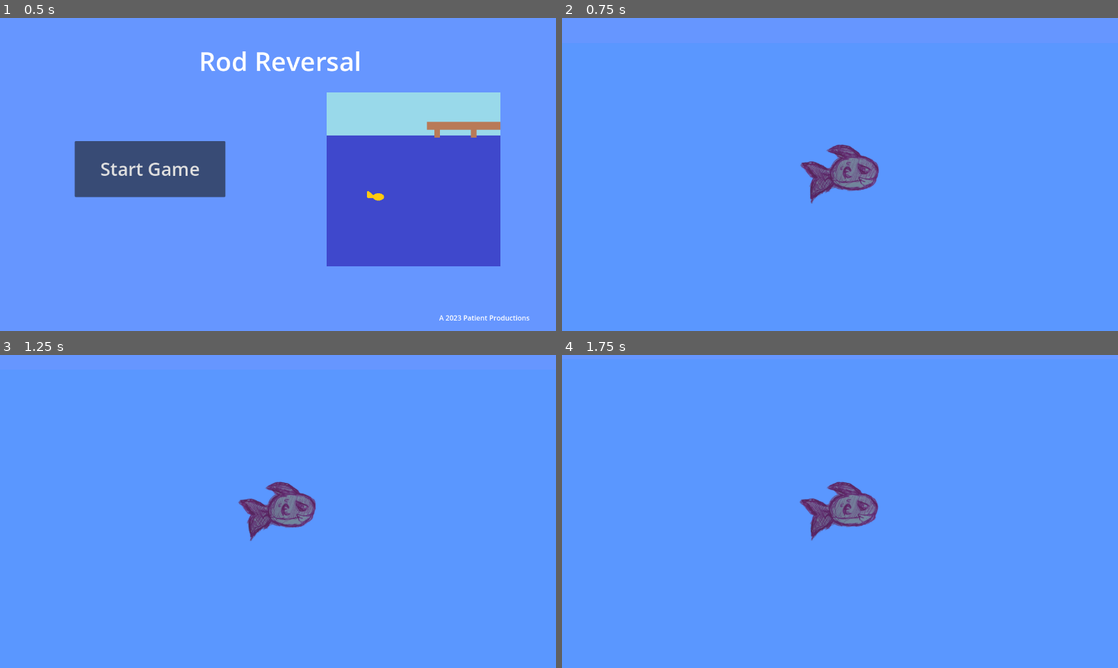
Above: before the commit, frames 1-4 (two rows, left to right).
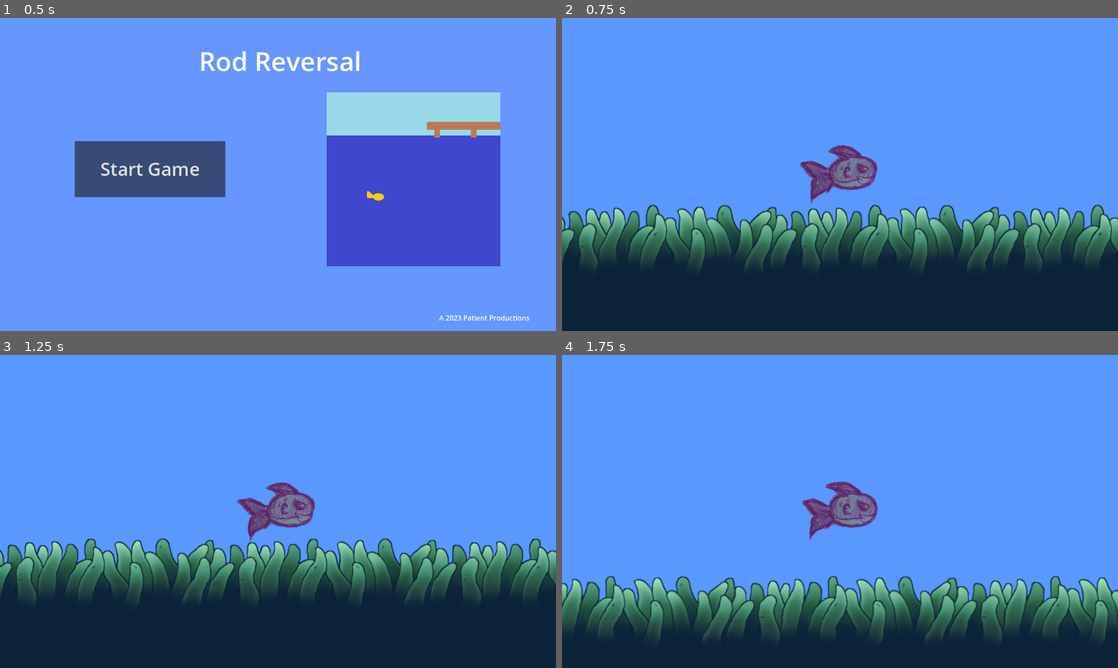
Above: after the commit, the same moments.

Repository: ZenithStar/gmtk_jam_2023
Game: Godot game, scene res://scenes/title_screen.tscn
Two runs of this game, one before a commit and one after it. Both use one fixed random seed, a clock stepped at 60 frames per second and the inputs below. The engine's default icon, where the game draws it, is replaced by a stand-in: a white triangle on a blue panel in a dark square.
Inputs:
- Up to frame 1 (0.5 s): no input
- Up to frame 2 (0.75 s): click "Start Game" at 0.5 s
- Up to frame 3 (1.25 s): no input
- Up to frame 4 (1.75 s): hold Right (move_right, bound only before the commit) from 1.28 s (still down); hold Up (move_up, bound only before the commit) from 1.28 s (still down)

Frame 1 is identical in both runs. In frame 2, 38% of the frame differs, in the area x 0-100%, y 40-100%; in frame 3, 39%; in frame 4, 27%.

Commit message:
make fish a character

Diff:
--- a/project.godot
+++ b/project.godot
@@ -24,24 +24,28 @@
 
 [input]
 
-move_left={
+left={
 "deadzone": 0.5,
 "events": [Object(InputEventKey,"resource_local_to_scene":false,"resource_name":"","device":-1,"window_id":0,"alt_press …(182 unchanged characters)…
+, Object(InputEventKey,"resource_local_to_scene":false,"resource_name":"","device":-1,"window_id":0,"alt_pressed":false,"shift_pressed":false,"ctrl_pressed":false,"meta_pressed":false,"pressed":false,"keycode":0,"physical_keycode":65,"key_label":0,"unicode":97,"echo":false,"script":null)
 ]
 }
-move_right={
+right={
 "deadzone": 0.5,
 "events": [Object(InputEventKey,"resource_local_to_scene":false,"resource_name":"","device":-1,"window_id":0,"alt_press …(182 unchanged characters)…
+, Object(InputEventKey,"resource_local_to_scene":false,"resource_name":"","device":-1,"window_id":0,"alt_pressed":false,"shift_pressed":false,"ctrl_pressed":false,"meta_pressed":false,"pressed":false,"keycode":0,"physical_keycode":68,"key_label":0,"unicode":100,"echo":false,"script":null)
 ]
 }
-move_down={
+down={
 "deadzone": 0.5,
 "events": [Object(InputEventKey,"resource_local_to_scene":false,"resource_name":"","device":-1,"window_id":0,"alt_press …(182 unchanged characters)…
+, Object(InputEventKey,"resource_local_to_scene":false,"resource_name":"","device":-1,"window_id":0,"alt_pressed":false,"shift_pressed":false,"ctrl_pressed":false,"meta_pressed":false,"pressed":false,"keycode":0,"physical_keycode":83,"key_label":0,"unicode":115,"echo":false,"script":null)
 ]
 }
-move_up={
+up={
 "deadzone": 0.5,
 "events": [Object(InputEventKey,"resource_local_to_scene":false,"resource_name":"","device":-1,"window_id":0,"alt_press …(182 unchanged characters)…
+, Object(InputEventKey,"resource_local_to_scene":false,"resource_name":"","device":-1,"window_id":0,"alt_pressed":false,"shift_pressed":false,"ctrl_pressed":false,"meta_pressed":false,"pressed":false,"keycode":0,"physical_keycode":87,"key_label":0,"unicode":119,"echo":false,"script":null)
 ]
 }
 
--- a/scenes/Fish.gd
+++ /dev/null
@@ -1,23 +0,0 @@
-extends RigidBody2D
-
-var speed = 400
-var facing_left = false
-
-func _phyiscs_process(delta):
-	var velocity = Vector2.ZERO # The player's movement vector.
-	if Input.is_action_pressed("move_right"):
-		velocity.x += 1
-		facing_left = false
-	if Input.is_action_pressed("move_left"):
-		velocity.x -= 1
-		facing_left = true
-	if Input.is_action_pressed("move_down"):
-		velocity.y += 1
-	if Input.is_action_pressed("move_up"):
-		velocity.y -= 1
-
-	$Sprite2D.flip_h = facing_left
-
-	if velocity.length() > 0:
-		velocity = velocity.normalized() * speed
-		position += velocity * delta
--- a/scenes/fish.tscn
+++ b/scenes/fish.tscn
@@ -1,21 +1,19 @@
-[gd_scene load_steps=4 format=3 uid="uid://2b7lp657ncky"]
+[gd_scene load_steps=4 format=3 uid="uid://bnb7bqebb5t0q"]
 
-[ext_resource type="Script" path="res://scenes/Fish.gd" id="1_vjtqf"]
+[ext_resource type="Script" path="res://scripts/fish.gd" id="1_y27f2"]
 [ext_resource type="Texture2D" uid="uid://dm2rmaxd1vfqi" path="res://assets/fish.png" id="2_bfeh0"]
 
-[sub_resource type="CapsuleShape2D" id="CapsuleShape2D_rb6h4"]
-radius = 46.0
-height = 190.0
+[sub_resource type="CapsuleShape2D" id="CapsuleShape2D_10ba0"]
+radius = 38.0
+height = 178.0
 
-[node name="Fish" type="RigidBody2D"]
-script = ExtResource("1_vjtqf")
+[node name="Fish" type="CharacterBody2D"]
+script = ExtResource("1_y27f2")
 metadata/_edit_group_ = true
-
-[node name="CollisionShape2D" type="CollisionShape2D" parent="."]
-rotation = 1.57079
-shape = SubResource("CapsuleShape2D_rb6h4")
-
-[node name="Camera2D" type="Camera2D" parent="."]
 
 [node name="Sprite2D" type="Sprite2D" parent="."]
 texture = ExtResource("2_bfeh0")
+
+[node name="CollisionShape2D" type="CollisionShape2D" parent="."]
+rotation = 1.5708
+shape = SubResource("CapsuleShape2D_10ba0")
--- a/scenes/test_level.tscn
+++ b/scenes/test_level.tscn
@@ -2,17 +2,20 @@
 
 [ext_resource type="TileSet" uid="uid://cmcpnwdeph0tl" path="res://assets/Mossy Tileset/tileset.tres" id="3_uuwx7"]
 [ext_resource type="PackedScene" uid="uid://ca6kdmd2nkoer" path="res://scenes/water.tscn" id="4_pohog"]
-[ext_resource type="PackedScene" path="res://scenes/fish.tscn" id="5_rl2t6"]
+[ext_resource type="PackedScene" uid="uid://bnb7bqebb5t0q" path="res://scenes/fish.tscn" id="5_rl2t6"]
 
 [node name="Node2D" type="Node2D"]
+
+[node name="Fish" parent="." instance=ExtResource("5_rl2t6")]
+position = Vector2(223, 984)
+
+[node name="Camera2D" type="Camera2D" parent="Fish"]
 
 [node name="TileMap" type="TileMap" parent="."]
 tile_set = ExtResource("3_uuwx7")
 format = 2
 layer_0/tile_data = PackedInt32Array(-65523, 0, 0, 13, 0, 1, 65549, 0, 1, 131085, 327680, 1, 196621, 65536, 1, 262157,  …(3262 unchanged characters)…
 
-[node name="Fish" parent="." instance=ExtResource("5_rl2t6")]
-
 [node name="Water" parent="." instance=ExtResource("4_pohog")]
 position = Vector2(-7.62939e-06, 1582)
 scale = Vector2(134.052, 29.34)
--- /dev/null
+++ b/scripts/fish.gd
@@ -0,0 +1,26 @@
+extends CharacterBody2D
+
+
+const speed = 300.0
+
+# Get the gravity from the project settings to be synced with RigidBody nodes.
+var gravity = ProjectSettings.get_setting("physics/2d/default_gravity")
+var facing_left = false
+
+func _process(delta):
+	if Input.is_action_pressed("right"):
+		$Sprite2D.flip_h = false
+	elif Input.is_action_pressed("left"):
+		$Sprite2D.flip_h = true
+
+func get_input():
+	var input_direction = Input.get_vector("left", "right", "up", "down")
+	velocity = input_direction * speed
+
+func _physics_process(delta):
+	get_input()
+
+	if not is_on_floor():
+		velocity.y += gravity * delta
+
+	move_and_slide()
